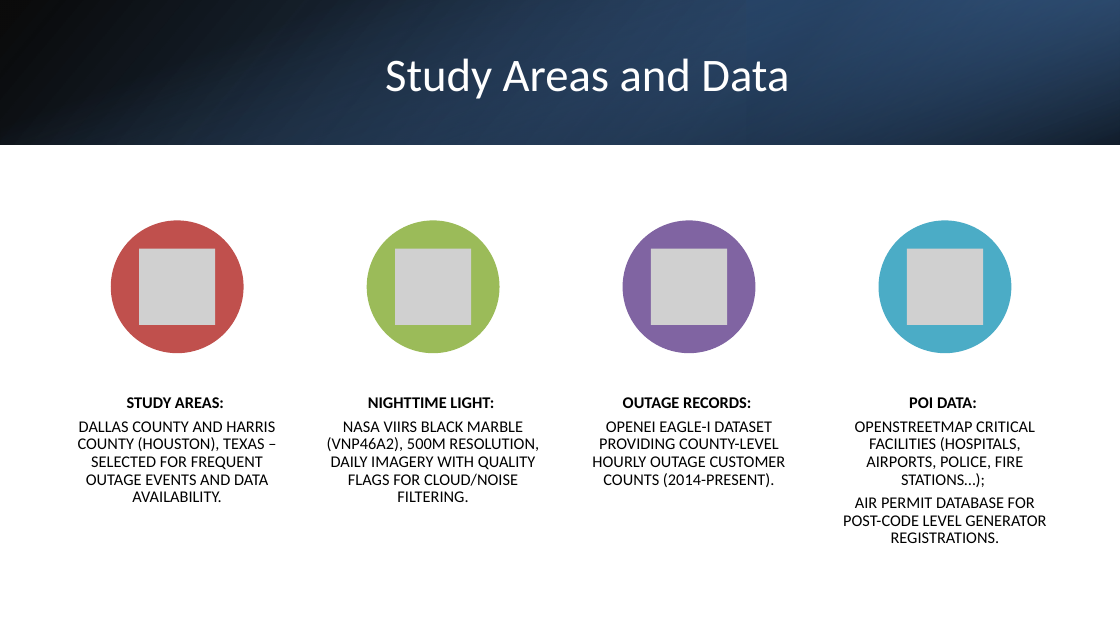
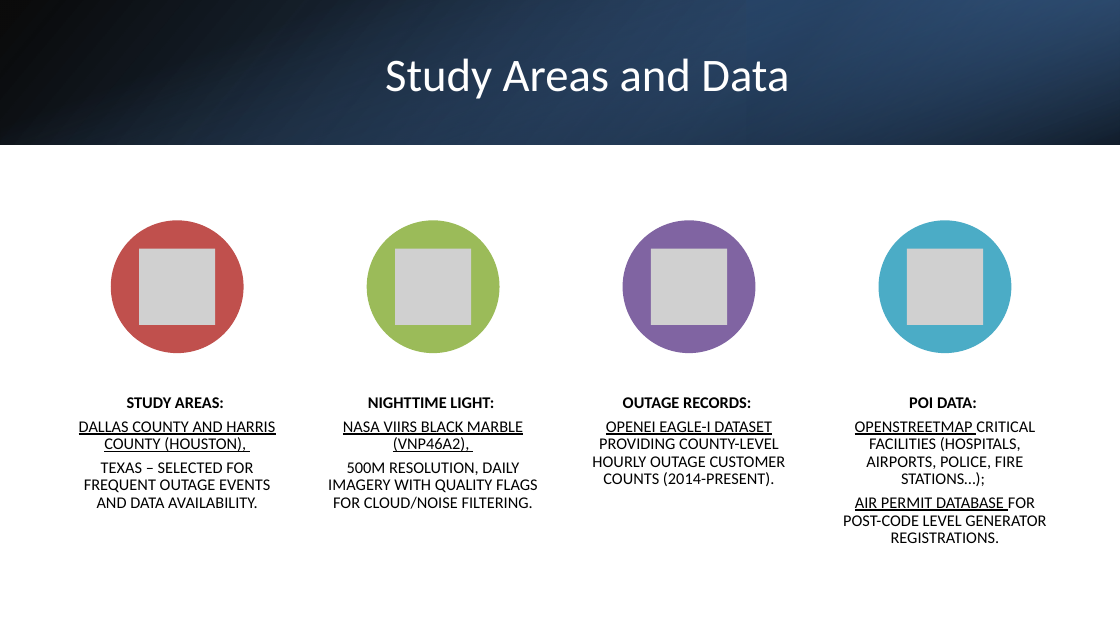
Before and after one commit to ZhiyuanZhaoMicheal/Practicum, a slide deck: slide 4 of docs/Backup_Generator_Project.pptx. Drawn at 1120x630 pixels with LibreOffice and Linux fonts; fonts in the diff are those of the drawing; grey boxes stand for pictures. Boxes give left, top, right and bottom in pixels: in the first picture for what was removed or moved away, otherwise in the second. Text is boxed around its words. In the diff, an @@ line names an element or a change of style, - is before the commit and + after.

```diff
--- a/docs/Backup_Generator_Project.pptx
+++ b/docs/Backup_Generator_Project.pptx
@@ text at (x1=79, y1=421, x2=275, y2=508): text changed @@
-DALLAS COUNTY AND HARRIS COUNTY (HOUSTON), TEXAS – SELECTED FOR FREQUENT OUTAGE EVENTS AND DATA AVAILABILITY.
+DALLAS COUNTY AND HARRIS COUNTY (HOUSTON),
+TEXAS – SELECTED FOR FREQUENT OUTAGE EVENTS AND DATA AVAILABILITY.
@@ text at (x1=328, y1=421, x2=538, y2=509): text changed @@
-NASA VIIRS BLACK MARBLE (VNP46A2), 500M RESOLUTION, DAILY IMAGERY WITH QUALITY FLAGS FOR CLOUD/NOISE FILTERING.
+NASA VIIRS BLACK MARBLE (VNP46A2),
+500M RESOLUTION, DAILY IMAGERY WITH QUALITY FLAGS FOR CLOUD/NOISE FILTERING.
@@ text at (x1=592, y1=421, x2=786, y2=486): underline on in "OPENEI EAGLE-I DATASET" @@
@@ text at (x1=843, y1=421, x2=1046, y2=543): underline on in "OPENSTREETMAP", "AIR PERMIT DATABASE" @@
```
Also in this commit, not shown: 2 other slides changed, 5 slides added, 2 slides removed, 3 other files.
